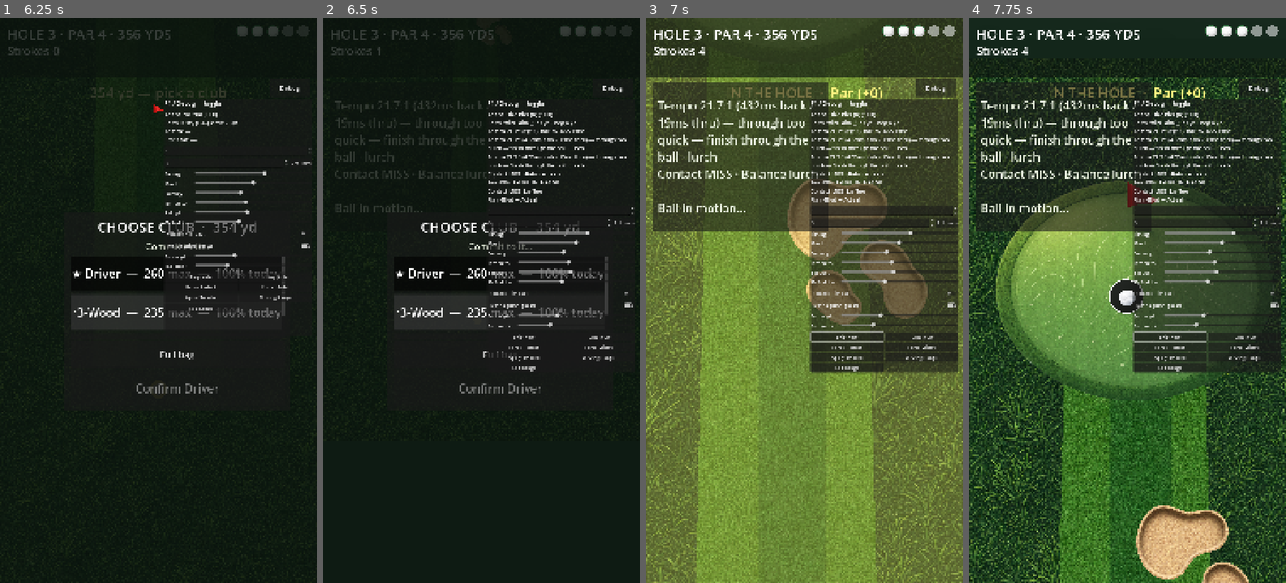
Above: before the commit, frames 1-4 (left to right).
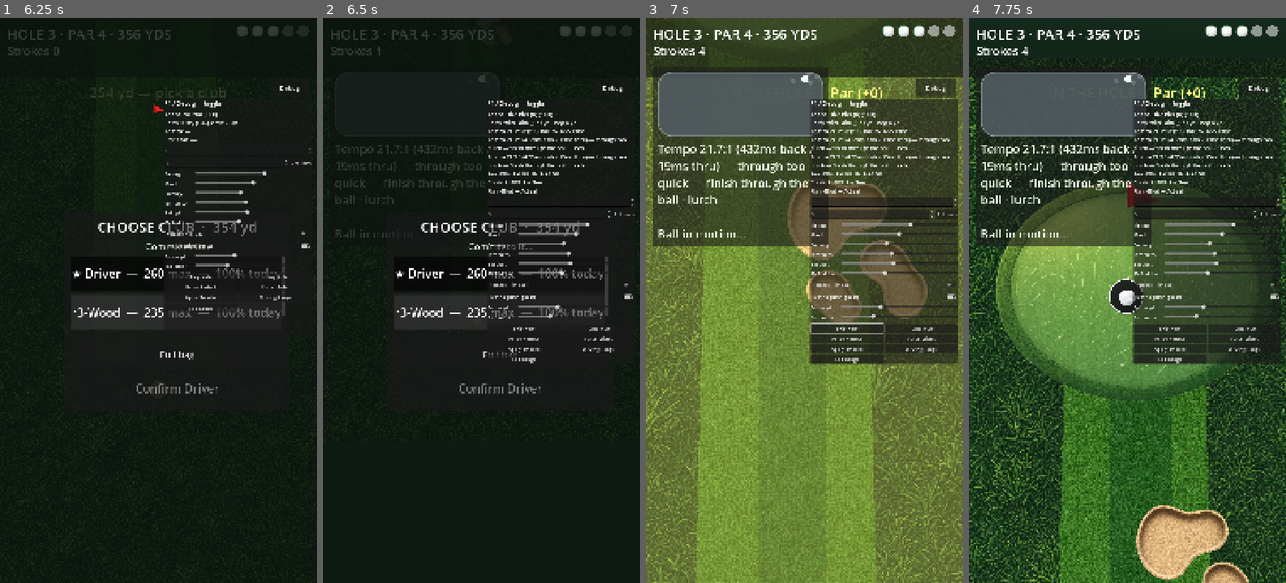
Above: after the commit, the same moments.

Repository: mendvibe-app/parorbetter
Game: Godot game, scene res://scenes/main.tscn
Two runs of this game, one before a commit and one after it. Both use one fixed random seed, a clock stepped at 60 frames per second and the inputs below.
Inputs (mouse positions are in pixels of both pictures, inside the frame that each line leads up to):
- Up to frame 1 (6.25 s): click "Confirm Driver" at 0.5 s; click (158, 515) at 1.25 s; tap Enter at 2, 2.1 s; move the mouse to (142, 413) at 2.02 s; hold Up 2.03-2.75 s; click (142, 413) at 2.17 s; tap Space at 2.27 s; click "Debug" at 2.75 s; click "Skip Hole" at 3.5 s; click "Skip Hole" at 4.25 s; click "6-Iron — 175 max — 84% today" at 5 s; drag from (253, 385) to (148, 306) at 5.77 s
- Up to frame 2 (6.5 s): no input
- Up to frame 3 (7 s): move the mouse to (709, 215) at 6.52 s; hold Left from 6.53 s (still down); tap Enter at 6.6 s; click (709, 215) at 6.67 s
- Up to frame 4 (7.75 s): release Left at 7.25 s; drag from (1143, 300) to (1032, 215) at 7.27 s

Frame 1 is identical in both runs. In frame 2, 3.9% of the frame differs, in the area x 3-99%, y 9-63%; in frame 3, 14%, in the area x 2-99%, y 9-63%; in frame 4, 14%.

Commit message:
Post-shot strike map: dot on a clubface replaces the glance prose; putt pad reads in feet.
Co-authored-by: Cursor <cursoragent@cursor.com>

Diff:
--- a/scenes/ui/shot_result_panel.tscn
+++ b/scenes/ui/shot_result_panel.tscn
@@ -1,6 +1,7 @@
-[gd_scene load_steps=2 format=3 uid="uid://shotresult001"]
+[gd_scene load_steps=3 format=3 uid="uid://shotresult001"]
 
 [ext_resource type="Script" path="res://scripts/ui/shot_result_panel.gd" id="1"]
+[ext_resource type="Script" path="res://scripts/ui/strike_map.gd" id="2"]
 
 [node name="ShotResultPanel" type="Control"]
 layout_mode = 3
@@ -27,7 +28,18 @@
 theme_override_constants/margin_right = 16
 theme_override_constants/margin_bottom = 14
 
-[node name="Body" type="Label" parent="Panel/Margin"]
+[node name="VBox" type="VBoxContainer" parent="Panel/Margin"]
+layout_mode = 2
+theme_override_constants/separation = 14
+mouse_filter = 2
+
+[node name="StrikeMap" type="Control" parent="Panel/Margin/VBox"]
+layout_mode = 2
+custom_minimum_size = Vector2(300, 220)
+mouse_filter = 2
+script = ExtResource("2")
+
+[node name="Body" type="Label" parent="Panel/Margin/VBox"]
 layout_mode = 2
 theme_override_colors/font_color = Color(0.92, 0.95, 0.88, 1)
 theme_override_font_sizes/font_size = 40
--- a/scripts/shot/putt_stroke.gd
+++ b/scripts/shot/putt_stroke.gd
@@ -23,6 +23,19 @@
 ## Tempo distance bias when smoothness is bad (± playtest knob).
 const TEMPO_BIAS_MAX := 0.08
 const PURE_BALANCE := 0.72
+## Display only — physics stays yards; golfers read putts in feet.
+const FT_PER_YD := 3.0
+## Soft pad scale: known zone labeled, mid ticks only, farther = feel.
+const SCALE_LABELED_FT := [3, 6, 10, 15]
+const SCALE_TICK_FT := [20, 30]
+
+
+static func yd_to_ft(yd: float) -> float:
+	return yd * FT_PER_YD
+
+
+static func ft_to_yd(ft: float) -> float:
+	return ft / FT_PER_YD
 
 
 static func marker_frac(committed_power: float) -> float:
@@ -36,6 +49,13 @@
 	var span := MARKER_MAX_FRAC - MARKER_MIN_FRAC
 	var t := clampf((frac - MARKER_MIN_FRAC) / maxf(span, 0.001), 0.0, 1.0)
 	return _u_to_power(t * t)
+
+
+static func frac_for_ft(ft: float, club_max_yd: float = 35.0) -> float:
+	## Pad fraction for a putt length — same map grade uses (drawn = graded).
+	var yd := ft_to_yd(ft)
+	var power := clampf(yd / maxf(club_max_yd, 1.0), POWER_FLOOR, 1.0)
+	return marker_frac(power)
 
 
 static func band_half(_committed_power: float = 0.0) -> float:
@@ -144,30 +164,32 @@
 	elif absf(path) > 0.18:
 		line_word = " · a bit right" if path > 0.0 else " · a bit left"
 
-	var delta := rolled_yd - target_yd
-	var yd_core := "Target %.0f yd → %.1f" % [target_yd, rolled_yd]
-	if absf(delta) < 0.35:
-		yd_core += " — on pace"
-	elif delta < 0.0:
-		yd_core += " — %.1f short" % absf(delta)
+	var delta_ft := yd_to_ft(rolled_yd - target_yd)
+	var target_ft := int(round(yd_to_ft(target_yd)))
+	var rolled_ft := int(round(yd_to_ft(rolled_yd)))
+	var ft_core := "Target %d ft → %d" % [target_ft, rolled_ft]
+	if absf(delta_ft) < 1.0:
+		ft_core += " — on pace"
+	elif delta_ft < 0.0:
+		ft_core += " — %d ft short" % int(round(absf(delta_ft)))
 	else:
-		yd_core += " — %.1f long" % delta
+		ft_core += " — %d ft long" % int(round(delta_ft))
 
 	# Short leave + unfinished through — same story as the old off-pad THRU cue.
 	var short_through := (
 		actual_frac > 0.05 and follow_frac >= 0.0 and follow_frac < actual_frac * 0.65
 	)
-	if delta < -0.35 and short_through:
-		return "%s · didn't finish through the ball (%s)%s" % [yd_core, bal_word, line_word]
+	if delta_ft < -1.0 and short_through:
+		return "%s · didn't finish through the ball (%s)%s" % [ft_core, bal_word, line_word]
 
 	# Amplitude was in band but tempo spoiled it — lead with the golf why.
 	if abs_n <= BAND_GOOD and absf(tempo_bias) > 0.02:
 		var why := "jabbed through" if tempo_bias > 0.0 else "didn't finish through the ball"
-		return "%s · %s (%s)%s" % [yd_core, why, bal_word, line_word]
+		return "%s · %s (%s)%s" % [ft_core, why, bal_word, line_word]
 
 	if contact == ShotResult.ContactQuality.PERFECT or abs_n <= BAND_PERFECT:
-		return "%s · %s%s" % [yd_core, bal_word, line_word]
-	return "%s · %s%s" % [yd_core, bal_word, line_word]
+		return "%s · %s%s" % [ft_core, bal_word, line_word]
+	return "%s · %s%s" % [ft_core, bal_word, line_word]
 
 
 static func _power_to_u(committed_power: float) -> float:
--- a/scripts/shot/shot_routine.gd
+++ b/scripts/shot/shot_routine.gd
@@ -78,9 +78,9 @@
 	committed_power = BallPhysics.recommended_power(aim_distance_yd, club_max_yards, lie, wind)
 	shot_type = TempoGrade.shot_type_for(lie, aim_distance_yd, club_max_yards)
 
-	# Club icon carries putt identity; no yardage / bare "Putt" redundancy during stroke.
+	# Green: feet (how golfers read putts). Full/chip stay yards.
 	if lie == "Green":
-		info_label.text = ""
+		info_label.text = "%d ft" % int(round(PuttStroke.yd_to_ft(aim_distance_yd)))
 	elif absf(aim_distance_yd - pin_distance_yd) < 1.5:
 		info_label.text = "%d yd" % int(pin_distance_yd)
 	else:
--- a/scripts/shot/tempo_gesture.gd
+++ b/scripts/shot/tempo_gesture.gd
@@ -529,6 +529,8 @@
 
 	# Arc-width lane: edge grows with distance (line affordance, no length answer).
 	_draw_putt_arc_lane(start, top, Color(0.15, 0.28, 0.35, 0.95), Color(0.3, 0.55, 0.7, 0.55))
+	# Soft feet scale — known short putts labeled; farther = feel (not an answer tick).
+	_draw_putt_soft_scale(start, top)
 	# Soft follow past address — room to finish, clamped on-pad (not a stop target).
 	_draw_putt_follow_cue(addr)
 
@@ -588,6 +590,33 @@
 		var p1: Vector2 = start.lerp(top, u1)
 		draw_line(p0 + perp * a0, p1 + perp * a1, edge_c, 2.0, true)
 		draw_line(p0 - perp * a0, p1 - perp * a1, edge_c, 2.0, true)
+
+
+func _draw_putt_soft_scale(start: Vector2, top: Vector2) -> void:
+	## Ruler in feet via the same map grade uses. Dense/clear ≤15 ft; softer 20–30; blank past.
+	var max_yd := BallPhysics.PUTTER_MAX_YD
+	for ft in PuttStroke.SCALE_LABELED_FT:
+		_draw_putt_scale_tick(start, top, int(ft), max_yd, true)
+	for ft in PuttStroke.SCALE_TICK_FT:
+		_draw_putt_scale_tick(start, top, int(ft), max_yd, false)
+
+
+func _draw_putt_scale_tick(
+	start: Vector2, top: Vector2, ft: int, club_max_yd: float, labeled: bool
+) -> void:
+	var frac := PuttStroke.frac_for_ft(float(ft), club_max_yd)
+	if frac < PuttStroke.MARKER_MIN_FRAC or frac > PuttStroke.MARKER_MAX_FRAC:
+		return
+	var mark: Vector2 = start.lerp(top, frac)
+	var half := 14.0 if labeled else 10.0
+	var a := 0.7 if labeled else 0.4
+	var c := Color(0.55, 0.85, 0.95, a)
+	draw_line(mark + Vector2(-half, 0), mark + Vector2(half, 0), c, 2.0 if labeled else 1.5, true)
+	if labeled:
+		draw_string(
+			ThemeDB.fallback_font, mark + Vector2(half + 6.0, 6.0), str(ft),
+			HORIZONTAL_ALIGNMENT_LEFT, -1, UiScale.CAPTION, Color(0.6, 0.88, 0.95, 0.65)
+		)
 
 
 func _draw_putt_practice_marker(start: Vector2, top: Vector2) -> void:
--- a/scripts/systems/shot_report.gd
+++ b/scripts/systems/shot_report.gd
@@ -164,27 +164,17 @@
 
 
 func glance_text() -> String:
-	## One glance: putt → distance/line hero; full → tempo diagnosis.
+	## One glance: hero diagnosis + distance. Contact/path/balance live on the
+	## strike-map dot now — no prose duplicate.
 	var hero := tempo_note
 	if hero.is_empty() and not GameState.last_tempo_metrics.is_empty():
 		hero = str(GameState.last_tempo_metrics.get("note", ""))
 	if hero.is_empty():
 		hero = "Putt —" if lie == "Green" else "Tempo —"
-	var bal_word := "steady" if stance >= TempoGrade.PURE_BALANCE else ("shaky" if stance >= 0.4 else "lurch")
-	var sub: String
-	if lie == "Green":
-		var line := "on line"
-		if absf(path_error) > 0.35:
-			line = "pushed right" if path_error > 0.0 else "pulled left"
-		elif absf(path_error) > 0.18:
-			line = "a bit right" if path_error > 0.0 else "a bit left"
-		sub = "%s · %s" % [contact.to_upper(), line]
-	else:
-		sub = "Contact %s · Balance %s" % [contact.to_upper(), bal_word]
 	var yards := ""
 	if actual_yards >= 0.0:
 		yards = "\n→ %d yd" % int(actual_yards)
-	return "%s\n%s%s" % [hero, sub, yards]
+	return "%s%s" % [hero, yards]
 
 
 func full_text() -> String:
--- a/scripts/ui/shot_result_panel.gd
+++ b/scripts/ui/shot_result_panel.gd
@@ -4,7 +4,8 @@
 
 signal dismissed
 
-@onready var body: Label = $Panel/Margin/Body
+@onready var body: Label = $Panel/Margin/VBox/Body
+@onready var strike_map: StrikeMap = $Panel/Margin/VBox/StrikeMap
 @onready var hint: Label = $Hint
 
 var _waiting: bool = false
@@ -23,6 +24,7 @@
 	_waiting = false
 	set_process_input(false)
 	body.text = report.glance_text() + "\n\nBall in motion…"
+	strike_map.show_strike(report)
 	if hint:
 		hint.text = ""
 	visible = true
@@ -32,6 +34,7 @@
 
 func show_final(report: ShotReport) -> void:
 	body.text = report.glance_text()
+	strike_map.show_strike(report)
 	if hint:
 		hint.text = "Tap to continue"
 	visible = true
--- /dev/null
+++ b/scripts/ui/strike_map.gd
@@ -0,0 +1,96 @@
+class_name StrikeMap
+extends Control
+
+## Post-shot strike map — one dot on a generic clubface.
+## Vertical = signed contact error (thin/long = top, pure = center, fat/short = bottom),
+## horizontal = path_error (hook/left … slice/right). Balance is not a third axis:
+## it sets the dot's precision — ghost-dot cloud radius scales with (1 − stance),
+## the spread you'd expect repeating this balance, not alternate outcomes.
+## Inspired by launch-monitor strike maps, not a literal one — the game tracks
+## tempo + path, not true toe/heel impact, so no axis labels claim otherwise.
+
+const GHOST_COUNT := 6
+const DOT_R := 12.0
+const GHOST_R := 8.0
+## Ghost scatter radius at stance 0, as a fraction of the face half-height.
+const MAX_SCATTER_FRAC := 0.55
+## Dot range as a fraction of face half-size, so extremes stay on the face.
+const FACE_USE := 0.78
+
+const PURE_COLOR := Color(1.0, 0.92, 0.35)
+const DOT_COLOR := Color(0.95, 0.97, 0.95)
+
+var _has_shot := false
+var _dot := Vector2.ZERO  ## normalized: x −1..1 left→right, y −1..1 bottom→top
+var _ghosts: PackedVector2Array = PackedVector2Array()  ## unit-disc offsets
+var _scatter := 0.0  ## (1 − stance)
+var _pure := false
+var _face := StyleBoxFlat.new()
+
+
+func _ready() -> void:
+	mouse_filter = Control.MOUSE_FILTER_IGNORE
+	# ponytail: generic face placeholder — swap for 3 club-family art once validated
+	_face.bg_color = Color(0.32, 0.36, 0.38, 0.9)
+	_face.set_corner_radius_all(48)
+	_face.border_color = Color(0.75, 0.8, 0.8, 0.7)
+	_face.set_border_width_all(3)
+
+
+func show_strike(report: ShotReport) -> void:
+	_has_shot = true
+	_pure = report.contact == "perfect" and report.stance >= TempoGrade.PURE_BALANCE
+	_dot = Vector2(clampf(report.path_error, -1.0, 1.0), _vertical_frac(report.contact))
+	_scatter = 1.0 - clampf(report.stance, 0.0, 1.0)
+	# Repeatability cloud — fresh random spread from stance alone, never stored.
+	_ghosts.clear()
+	for i in GHOST_COUNT:
+		_ghosts.append(Vector2.from_angle(randf() * TAU) * sqrt(randf()))
+	queue_redraw()
+
+
+func _vertical_frac(contact: String) -> float:
+	## Signed error from the measurement contact quality derives from:
+	## full/chip (ratio − target)/tol, putt (actual − target frac)/tol.
+	## Both models grade |err|/tol against the same bands, so /BAND_THIN_FAT
+	## puts THIN at the top edge, FAT at the bottom, PERFECT at center.
+	var m: Dictionary = GameState.last_tempo_metrics
+	if not m.is_empty() and m.has("tolerance"):
+		var tol := maxf(float(m.get("tolerance", 0.0)), 0.001)
+		var err: float
+		if m.has("actual_frac"):
+			err = float(m["actual_frac"]) - float(m["target_frac"])
+		else:
+			err = float(m.get("ratio", 0.0)) - float(m.get("target", 0.0))
+		return clampf(err / tol / TempoGrade.BAND_THIN_FAT, -1.0, 1.0)
+	# No metrics (shouldn't happen mid-run) — categorical fallback.
+	if contact == "thin":
+		return 0.6
+	if contact == "fat":
+		return -0.6
+	if contact == "miss":
+		return 1.0
+	return 0.0
+
+
+func _draw() -> void:
+	if not _has_shot:
+		return
+	draw_style_box(_face, Rect2(Vector2.ZERO, size))
+	var c := size * 0.5
+	var half := c * FACE_USE
+	# Sweet-spot anchor: center = pure. Cross only, no axis labels.
+	var cross := Color(0.9, 0.95, 0.9, 0.28)
+	draw_line(c - Vector2(14.0, 0.0), c + Vector2(14.0, 0.0), cross, 2.0)
+	draw_line(c - Vector2(0.0, 14.0), c + Vector2(0.0, 14.0), cross, 2.0)
+	var dot_px := c + Vector2(_dot.x * half.x, -_dot.y * half.y)
+	var scatter_px := _scatter * MAX_SCATTER_FRAC * half.y
+	if scatter_px > DOT_R * 0.6:  # good balance collapses the cloud to nothing
+		var ghost_col := Color(DOT_COLOR.r, DOT_COLOR.g, DOT_COLOR.b, 0.18)
+		var inset := Vector2(GHOST_R, GHOST_R)
+		for g in _ghosts:
+			var p := (dot_px + g * scatter_px).clamp(inset, size - inset)
+			draw_circle(p, GHOST_R, ghost_col)
+	if _pure:
+		draw_circle(dot_px, DOT_R * 1.9, Color(PURE_COLOR.r, PURE_COLOR.g, PURE_COLOR.b, 0.25))
+	draw_circle(dot_px, DOT_R, PURE_COLOR if _pure else DOT_COLOR)
Binary file added: _green_dbg/green_island_prev.png
Not shown, added: _green_dbg/green_island_prev.png.import
Binary file added: _green_dbg/green_island_sil.png
Not shown, added: _green_dbg/green_island_sil.png.import
Binary file added: _green_dbg/green_kidney_prev.png
Not shown, added: _green_dbg/green_kidney_prev.png.import
Binary file added: _green_dbg/green_kidney_sil.png
Not shown, added: _green_dbg/green_kidney_sil.png.import
Binary file added: _green_dbg/green_long_prev.png
Not shown, added: _green_dbg/green_long_prev.png.import
Binary file added: _green_dbg/green_long_sil.png
Not shown, added: _green_dbg/green_long_sil.png.import
(and 12 more such lines)
